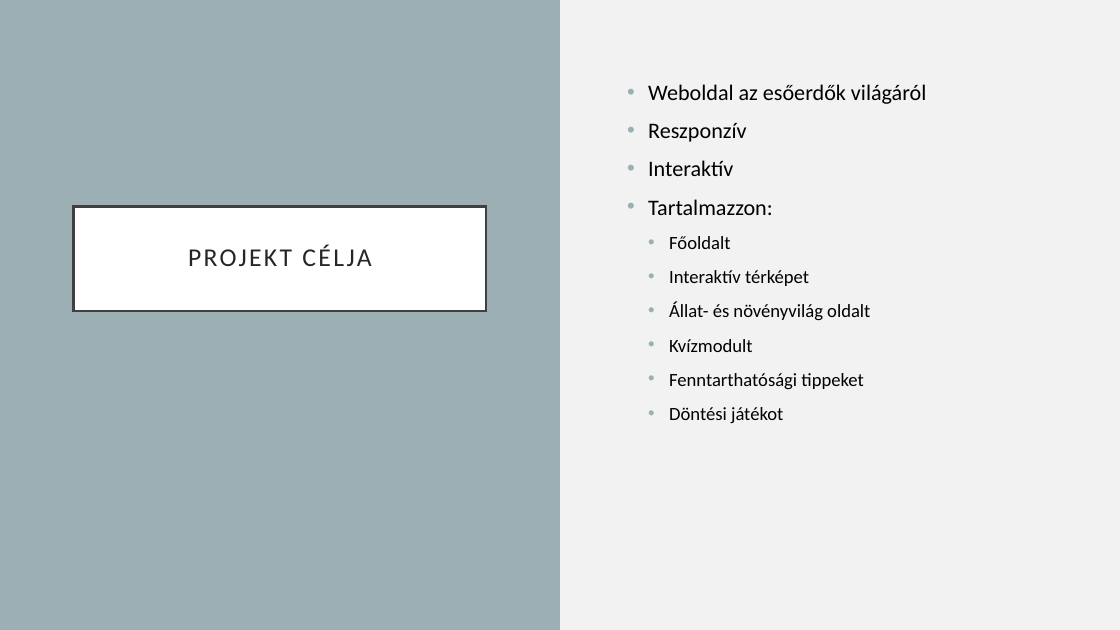
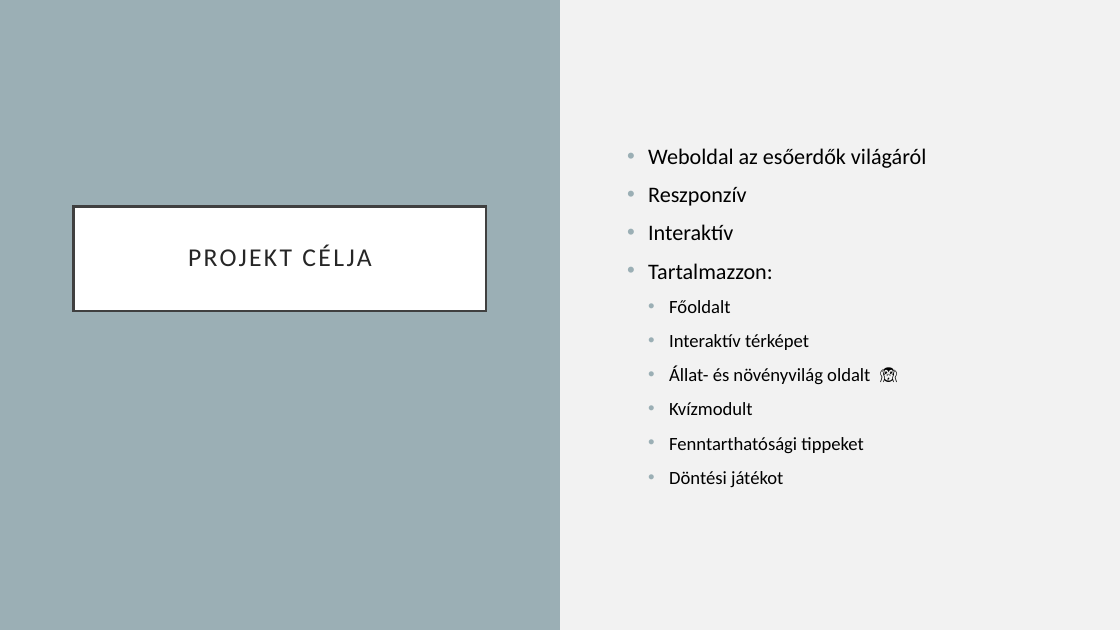
Before and after one commit to NemethBalintMark/EsoerdoProjekt, a slide deck: slide 2 of docs/Esőerdők világa.pptx. Drawn at 1120x630 pixels with LibreOffice and Linux fonts; fonts in the diff are those of the drawing. Boxes give left, top, right and bottom in pixels: in the first picture for what was removed or moved away, otherwise in the second. Text is boxed around its words. In the diff, an @@ line names an element or a change of style, - is before the commit and + after.

```diff
--- a/docs/Esőerdők világa.pptx
+++ b/docs/Esőerdők világa.pptx
@@ text "Weboldal az esőerdők világáról" at box(648, 148, 926, 487): vertical alignment top to middle @@
@@ text added at box(871, 356, 952, 416), 18 pt, text #000000 @@
+🙉
```
Also in this commit, not shown: 2 other slides changed, 3 slides added, 1 slide removed.
